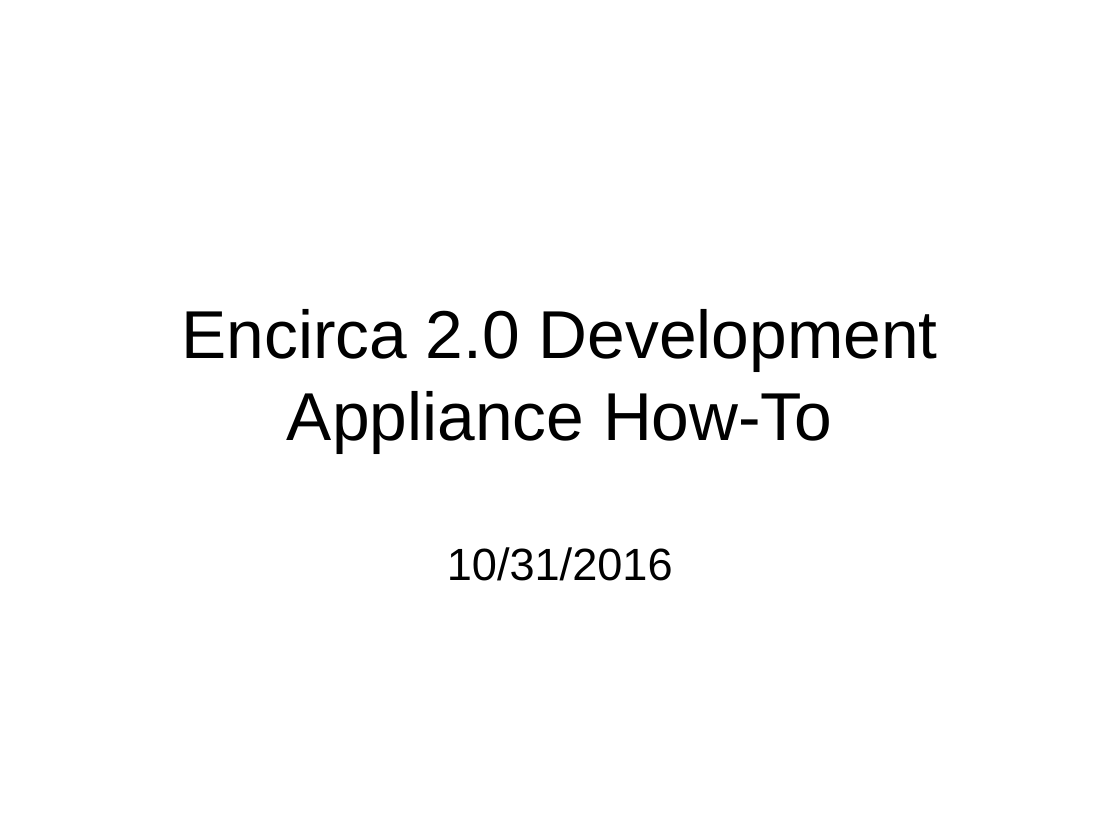
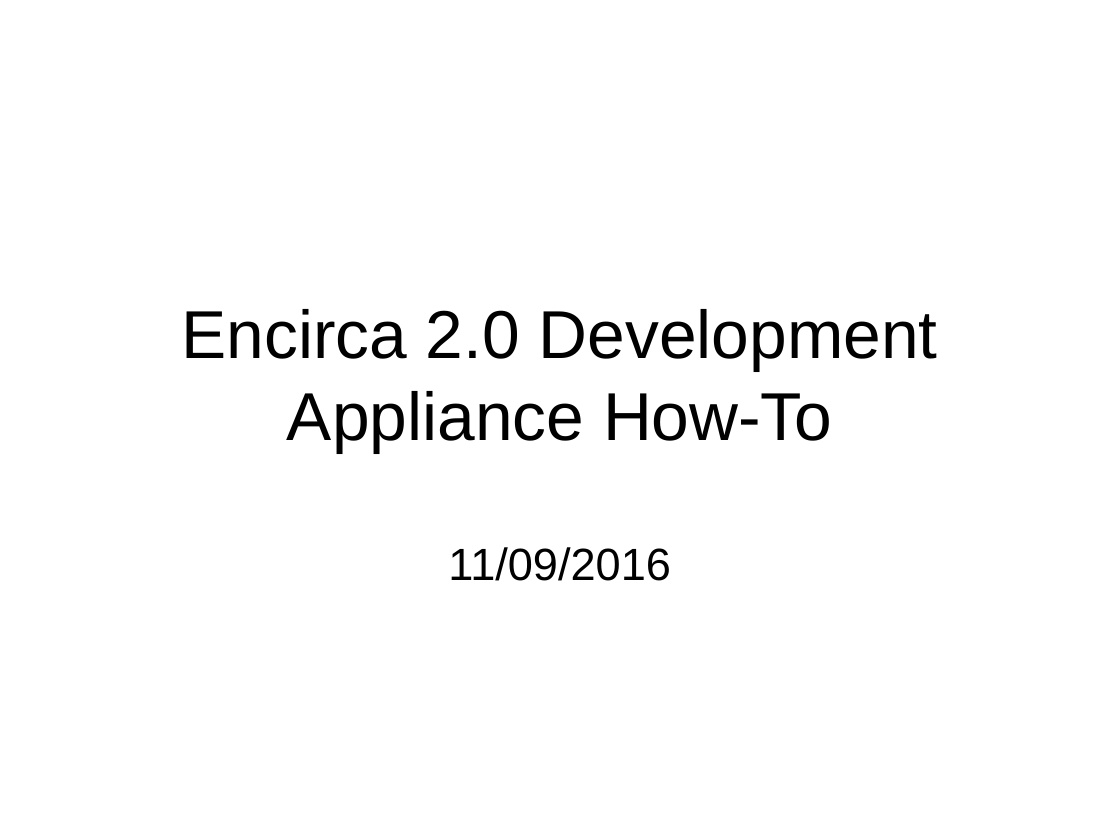
Before and after one commit to cmrsol/demo, a slide deck: slide 1 of appliance-how-to/Appliance_How-To.odp. Drawn at 1120x840 pixels with LibreOffice and Linux fonts; fonts in the diff are those of the drawing. Boxes give left, top, right and bottom in pixels: in the first picture for what was removed or moved away, otherwise in the second. Text is boxed around its words. In the diff, an @@ line names an element or a change of style, - is before the commit and + after.

```diff
--- a/appliance-how-to/Appliance_How-To.odp
+++ b/appliance-how-to/Appliance_How-To.odp
@@ subtitle at <box>448,547,671,581</box>: text changed @@
-10/31/2016
+11/09/2016
```
Also in this commit, not shown: 3 other slides changed, 4 other files.
